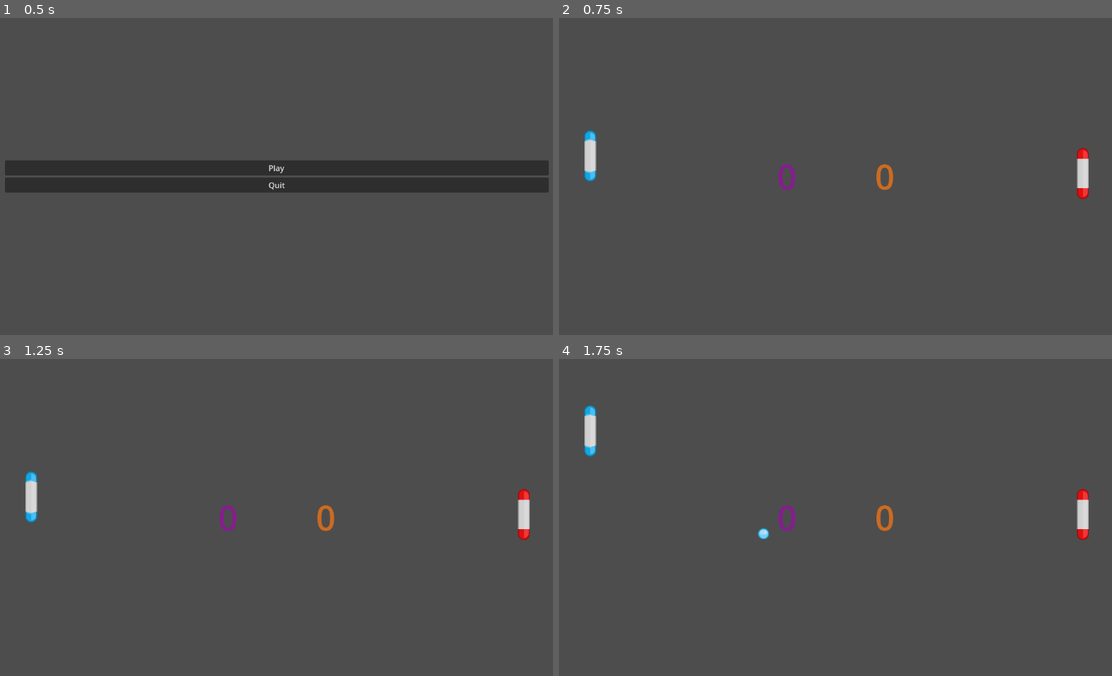
Above: before the commit, frames 1-4 (two rows, left to right).
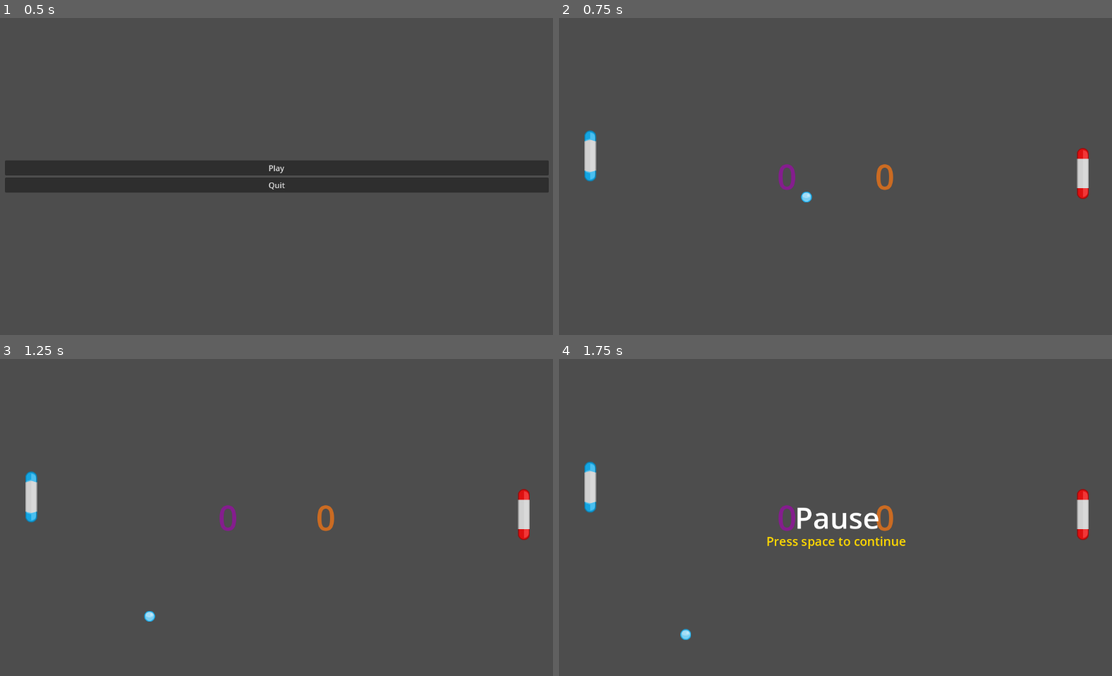
Above: after the commit, the same moments.

Repository: mzt-tang/pong-game
Game: Godot game, scene res://menu.tscn
Same seed, same stepped clock (60 frames per second), same inputs: the game is played once before the commit and once after it.
Inputs:
- Up to frame 1 (0.5 s): no input
- Up to frame 2 (0.75 s): click "Play" at 0.5 s
- Up to frame 3 (1.25 s): no input
- Up to frame 4 (1.75 s): hold W (p_blue_up) from 1.28 s (still down); tap Space (action_button, bound only before the commit) at 1.35 s

Frame 1 is identical in both runs. In frame 2, less than 0.1% of the frame differs, in the area x 43-46%, y 54-59%; in frame 3, less than 0.1%; in frame 4, 1.5%, in the area x 4-63%, y 14-89%.

Commit message:
Added pause menu and fixed players starting with 2 points

Diff:
--- a/Ball/ball.gd
+++ b/Ball/ball.gd
@@ -3,13 +3,16 @@
 
 const SPEED = 400.0
 
-func _ready():
-	randomize()
-	velocity.x = [-1, 1][randi() % 2] * SPEED
-	velocity.y = [-0.8, 0.8][randi() % 2] * SPEED
-
+#func _ready():
+#	velocity.x = 0
+#	velocity.y = 0
 
 func _physics_process(delta):
 	var collision_object = move_and_collide(velocity*delta)
 	if collision_object:
 		velocity = velocity.bounce(collision_object.get_normal())
+
+func start_ball():
+	randomize()
+	velocity.x = [-1, 1][randi() % 2] * SPEED
+	velocity.y = [-0.8, 0.8][randi() % 2] * SPEED
--- a/Ball/ball.tscn
+++ b/Ball/ball.tscn
@@ -7,7 +7,6 @@
 radius = 11.0
 
 [node name="Ball" type="CharacterBody2D"]
-position = Vector2(575, 240)
 script = ExtResource("1_6stfr")
 metadata/_edit_group_ = true
 
--- a/Player/PlayerRed.gd
+++ b/Player/PlayerRed.gd
@@ -2,12 +2,11 @@
 
 
 const SPEED = 300.0
-const AI = false
+const AI = true
 var ball
 
 func _ready():
-#	ball = get_parent().find_child("Ball")
-	pass
+	ball = get_parent().find_child("Ball")
 
 func _physics_process(delta):
 	if AI:
--- a/Point Zone/point_zone.tscn
+++ b/Point Zone/point_zone.tscn
@@ -6,4 +6,5 @@
 [node name="PointZone" type="Area2D"]
 
 [node name="CollisionShape2D" type="CollisionShape2D" parent="."]
+scale = Vector2(5, 1)
 shape = SubResource("RectangleShape2D_3s3q2")
--- /dev/null
+++ b/game_state.gd
@@ -0,0 +1,3 @@
+extends Node
+
+var game_state = "START"
--- a/menu.gd
+++ b/menu.gd
@@ -1,6 +1,4 @@
 extends Control
-
-
 
 func _on_play_pressed():
 	get_tree().change_scene_to_file("res://world.tscn")
--- /dev/null
+++ b/pause.gd
@@ -0,0 +1,15 @@
+extends Control
+
+func _ready():
+	get_tree().paused = false
+	self.hide()
+
+func _input(event):
+	if GameState.game_state == "RUNNING" and event.is_action_pressed("pause"):
+		print('working!!!')
+		if not self.is_visible_in_tree():
+			self.show()
+			get_tree().paused = true
+		else:
+			self.hide()
+			get_tree().paused = false
--- /dev/null
+++ b/pause.tscn
@@ -0,0 +1,52 @@
+[gd_scene load_steps=4 format=3 uid="uid://86718k8jgeke"]
+
+[ext_resource type="Script" path="res://pause.gd" id="1_oto18"]
+
+[sub_resource type="LabelSettings" id="LabelSettings_58nsp"]
+font_size = 60
+
+[sub_resource type="LabelSettings" id="LabelSettings_uy5un"]
+font_size = 25
+font_color = Color(1, 0.85, 0, 1)
+
+[node name="Pause" type="Control"]
+process_mode = 3
+layout_mode = 3
+anchors_preset = 15
+anchor_right = 1.0
+anchor_bottom = 1.0
+grow_horizontal = 2
+grow_vertical = 2
+script = ExtResource("1_oto18")
+
+[node name="Label" type="Label" parent="."]
+layout_mode = 1
+anchors_preset = 8
+anchor_left = 0.5
+anchor_top = 0.5
+anchor_right = 0.5
+anchor_bottom = 0.5
+offset_left = -23.0
+offset_top = -15.0
+offset_right = 29.0
+offset_bottom = 13.0
+grow_horizontal = 2
+grow_vertical = 2
+text = "Pause"
+label_settings = SubResource("LabelSettings_58nsp")
+
+[node name="Label2" type="Label" parent="."]
+layout_mode = 1
+anchors_preset = 8
+anchor_left = 0.5
+anchor_top = 0.5
+anchor_right = 0.5
+anchor_bottom = 0.5
+offset_left = -142.5
+offset_top = 31.0
+offset_right = 142.5
+offset_bottom = 69.0
+grow_horizontal = 2
+grow_vertical = 2
+text = "Press space to continue"
+label_settings = SubResource("LabelSettings_uy5un")
--- a/project.godot
+++ b/project.godot
@@ -14,6 +14,10 @@
 run/main_scene="res://menu.tscn"
 config/features=PackedStringArray("4.1", "GL Compatibility")
 config/icon="res://icon.svg"
+
+[autoload]
+
+GameState="*res://game_state.gd"
 
 [input]
 
@@ -37,7 +41,7 @@
 "events": [Object(InputEventKey,"resource_local_to_scene":false,"resource_name":"","device":-1,"window_id":0,"alt_press …(182 unchanged characters)…
 ]
 }
-action_button={
+pause={
 "deadzone": 0.5,
 "events": [Object(InputEventKey,"resource_local_to_scene":false,"resource_name":"","device":-1,"window_id":0,"alt_pressed":false,"shift_pressed":false,"ctrl_pressed":false,"meta_pressed":false,"pressed":false,"keycode":0,"physical_keycode":32,"key_label":0,"unicode":32,"echo":false,"script":null)
 ]
--- a/world.gd
+++ b/world.gd
@@ -1,49 +1,32 @@
 extends Node
-
-enum {START, RUNNING, PAUSED, GAMEOVER}
 
 var player_score = 0
 var opponent_score = 0
-var game_state = START
 
 func _on_point_zone_left_body_entered(body):
 	$Ball.position = Vector2(1152/2, 648/2)
+	$Ball.start_ball()
 	opponent_score +=1
+	print('trigger left')
 
 
 func _on_point_zone_right_body_entered(body):
 	$Ball.position = Vector2(1152/2, 648/2)
+	$Ball.start_ball()
 	player_score +=1
+	print('trigger right')
 
 func _process(delta):
-	print(game_state)
-	if game_state == START:
-		# game is paused
-		if Input.is_action_just_pressed('action_button'):
-			var ball = preload("res://Ball/ball.tscn")
-			print('ran')
-			game_state = RUNNING
-			self.add_child(ball.instantiate())
-		pass
-	elif game_state == RUNNING:
-		# game is running
-
-		if Input.is_action_just_pressed('action_button'):
-			game_state = PAUSED
-		pass
-	elif game_state == PAUSED:
-		# game is paused
-
-		if Input.is_action_just_pressed('action_button'):
-			game_state = RUNNING
-		pass
-	elif game_state == GAMEOVER:
-		# game over screen
-		# suspend/reset the game
-		# state who won
-		# 'press space to play again'
-		if Input.is_action_just_pressed('action_button'):
-			game_state = RUNNING
-		pass
+	if GameState.game_state == "START":
+		GameState.game_state = "RUNNING"
+		$Ball.start_ball()
+#	elif game_state == GAMEOVER:
+#		# game over screen
+#		# suspend/reset the game
+#		# state who won
+#		# 'press space to play again'
+#		if Input.is_action_just_pressed('action_button'):
+#			game_state = RUNNING
+#		pass
 	$PlayerScore.text = str(player_score)
 	$OpponentScore.text = str(opponent_score)
--- a/world.tscn
+++ b/world.tscn
@@ -1,9 +1,11 @@
-[gd_scene load_steps=6 format=3 uid="uid://bqhq4srwcbmux"]
+[gd_scene load_steps=8 format=3 uid="uid://bqhq4srwcbmux"]
 
 [ext_resource type="Script" path="res://world.gd" id="1_gis7p"]
 [ext_resource type="PackedScene" uid="uid://bug7uogg0glmm" path="res://Player/player_blue.tscn" id="1_j6hhv"]
 [ext_resource type="PackedScene" uid="uid://iqckncibs6lu" path="res://Player/player_red.tscn" id="2_y8bti"]
+[ext_resource type="PackedScene" uid="uid://3jh6sy6l7576" path="res://Ball/ball.tscn" id="5_awyna"]
 [ext_resource type="PackedScene" uid="uid://bd75e7bmnaen8" path="res://Point Zone/point_zone.tscn" id="5_pua03"]
+[ext_resource type="PackedScene" uid="uid://86718k8jgeke" path="res://pause.tscn" id="6_vo6ha"]
 
 [sub_resource type="RectangleShape2D" id="RectangleShape2D_3nrj8"]
 size = Vector2(1152, 20)
@@ -38,6 +40,8 @@
 horizontal_alignment = 1
 vertical_alignment = 1
 
+[node name="Pause" parent="." instance=ExtResource("6_vo6ha")]
+
 [node name="PlayerBlue" parent="." instance=ExtResource("1_j6hhv")]
 position = Vector2(74, 282)
 
@@ -45,12 +49,10 @@
 position = Vector2(1081, 318)
 
 [node name="PointZoneLeft" parent="." instance=ExtResource("5_pua03")]
-position = Vector2(-10, 324)
-collision_mask = 2
+position = Vector2(-51, 324)
 
 [node name="PointZoneRight" parent="." instance=ExtResource("5_pua03")]
-position = Vector2(1162, 324)
-collision_mask = 2
+position = Vector2(1203, 324)
 
 [node name="WallBottom" type="StaticBody2D" parent="."]
 collision_layer = 5
@@ -66,5 +68,8 @@
 position = Vector2(576, -10)
 shape = SubResource("RectangleShape2D_3nrj8")
 
+[node name="Ball" parent="." instance=ExtResource("5_awyna")]
+position = Vector2(576, 318)
+
 [connection signal="body_entered" from="PointZoneLeft" to="." method="_on_point_zone_left_body_entered"]
 [connection signal="body_entered" from="PointZoneRight" to="." method="_on_point_zone_right_body_entered"]
